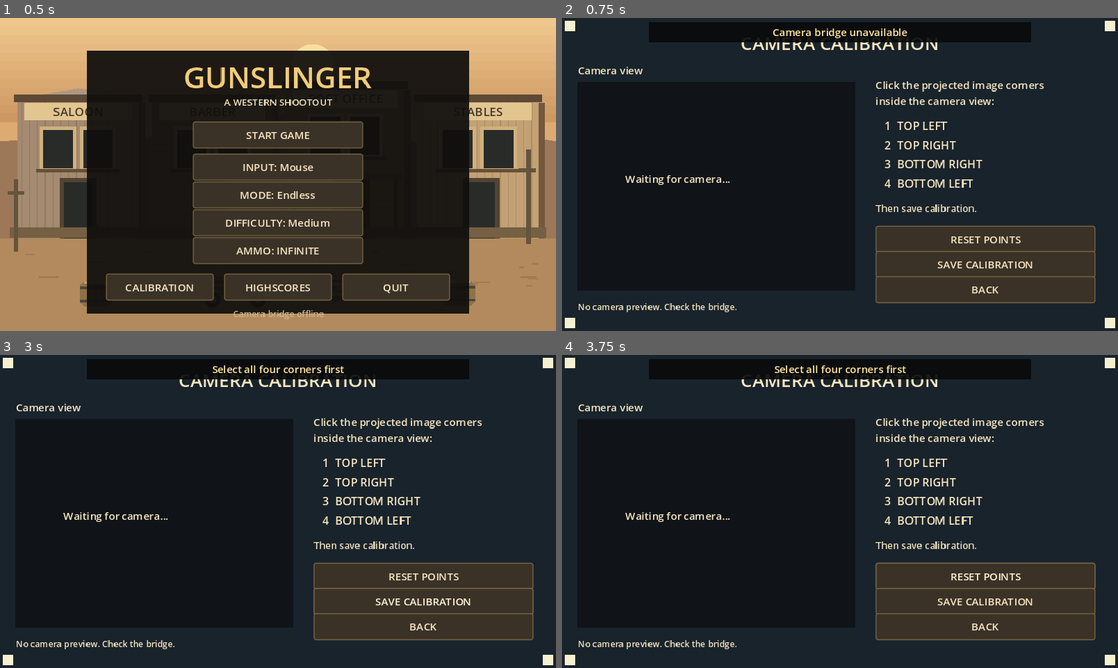
Above: before the commit, frames 1-4 (two rows, left to right).
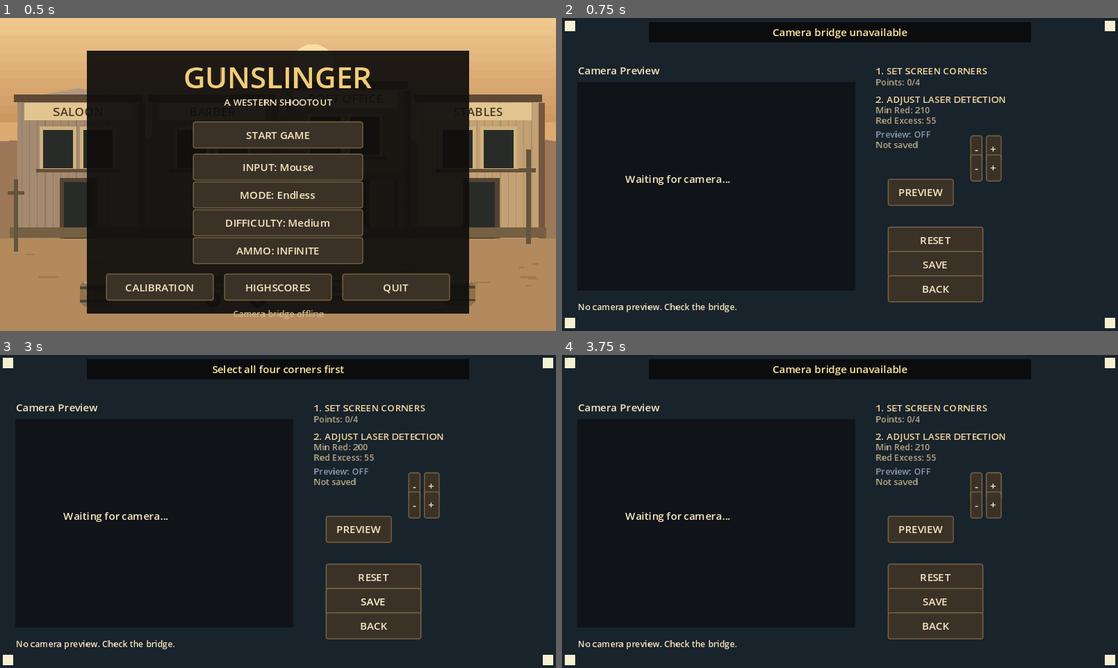
Above: after the commit, the same moments.

Repository: trycoon/gunslinger
Game: Godot game, scene res://scenes/main.tscn
The game is run twice, just before and just after one commit, with the same random seed, the same clock (stepped at 60 frames per second) and the same inputs.
Inputs (mouse positions are in pixels of both pictures, inside the frame that each line leads up to):
- Up to frame 1 (0.5 s): no input
- Up to frame 2 (0.75 s): click "CALIBRATION" at 0.5 s
- Up to frame 3 (3 s): click (422, 577) at 1.25 s, where only the run before the commit has a clickable "RESET POINTS"; click "RESET POINTS" (after the commit: "-") at 2 s; click "SAVE CALIBRATION" (after the commit: "SAVE") at 2.75 s
- Up to frame 4 (3.75 s): click "RESET POINTS" (after the commit: "+") at 3.5 s

Frame 1 is identical in both runs. In frame 2, 11% of the frame differs, in the area x 10-96%, y 7-92%; in frame 3, 11%; in frame 4, 11%, in the area x 10-96%, y 3-92%.

Commit message:
feat: better laser calibration

Diff:
--- a/scripts/main.gd
+++ b/scripts/main.gd
@@ -91,6 +91,11 @@
 var saved_run := false
 var seen_shots: Array[String] = []
 
+# Detector settings for calibration
+var detector_settings: Dictionary = {"min_red": 210, "min_red_excess": 55}
+var detector_settings_pending := false
+var show_detection_preview := false
+
 func _ready() -> void:
 	Engine.max_fps = 60
 	font = ThemeDB.fallback_font
@@ -445,12 +450,64 @@
 	calibration_points.clear()
 	calibration_saved = false
 	preview_timer = 0.0
+	show_detection_preview = false
+	detector_settings_pending = false
 	config_request.request("http://127.0.0.1:4244/calibration")
-	_button("RESET POINTS", Rect2(361, 239, 253, 24), func() -> void:
+	config_request.request("http://127.0.0.1:4244/detector/settings")
+
+	# Title
+	_center("CAMERA CALIBRATION", 20, 18, Color.WHITE)
+
+	# Corner calibration section
+	_text("1. SET SCREEN CORNERS", Vector2(375, 68), 12, Color.LIGHT_GRAY)
+	_text("Points: %d/4" % [calibration_points.size()], Vector2(375, 88), 11, Color.WHITE)
+
+	# Laser detection section
+	_text("2. ADJUST LASER DETECTION", Vector2(375, 115), 12, Color.LIGHT_GRAY)
+
+	_text("Min Red:", Vector2(375, 138), 10, Color.GRAY)
+	_text(str(detector_settings.get("min_red", 210)), Vector2(450, 138), 10, Color.WHITE)
+	_button("-", Rect2(470, 135, 14, 12), func() -> void:
+		detector_settings["min_red"] = max(0, detector_settings.get("min_red", 210) - 10)
+		_save_detector_settings())
+	_button("+", Rect2(488, 135, 14, 12), func() -> void:
+		detector_settings["min_red"] = min(255, detector_settings.get("min_red", 210) + 10)
+		_save_detector_settings())
+
+	_text("Red Excess:", Vector2(375, 160), 10, Color.GRAY)
+	_text(str(detector_settings.get("min_red_excess", 55)), Vector2(450, 160), 10, Color.WHITE)
+	_button("-", Rect2(470, 157, 14, 12), func() -> void:
+		detector_settings["min_red_excess"] = max(0, detector_settings.get("min_red_excess", 55) - 5)
+		_save_detector_settings())
+	_button("+", Rect2(488, 157, 14, 12), func() -> void:
+		detector_settings["min_red_excess"] = min(255, detector_settings.get("min_red_excess", 55) + 5)
+		_save_detector_settings())
+
+	# Preview toggle and status
+	_button("PREVIEW", Rect2(375, 185, 70, 16), func() -> void:
+		show_detection_preview = not show_detection_preview)
+	var preview_status = "ON" if show_detection_preview else "OFF"
+	_text(preview_status, Vector2(455, 187), 10, Color.YELLOW if show_detection_preview else Color.GRAY)
+
+	# Status line
+	var status_text := "SAVED" if calibration_saved else "Not saved"
+	_text(status_text, Vector2(375, 210), 10, Color.GREEN if calibration_saved else Color.GRAY)
+
+	# Bottom action buttons - stacked vertically with big spacing
+	_button("RESET", Rect2(375, 240, 110, 18), func() -> void:
 		calibration_points.clear()
 		calibration_saved = false)
-	_button("SAVE CALIBRATION", Rect2(361, 268, 253, 24), _save_calibration)
-	_button("BACK", Rect2(361, 297, 253, 24), _show_menu)
+	_button("SAVE", Rect2(375, 268, 110, 18), _save_calibration)
+	_button("BACK", Rect2(375, 296, 110, 18), _show_menu)
+
+func _save_detector_settings() -> void:
+	var err := config_request.request(
+		"http://127.0.0.1:4244/detector/settings",
+		PackedStringArray(["Content-Type: application/json"]),
+		HTTPClient.METHOD_POST,
+		JSON.stringify(detector_settings)
+	)
+	detector_settings_pending = err == OK
 
 func _save_calibration() -> void:
 	if calibration_points.size() != 4:
@@ -465,19 +522,33 @@
 func _config_received(_result: int, code: int, _headers: PackedStringArray, body: PackedByteArray) -> void:
 	var parsed: Variant = JSON.parse_string(body.get_string_from_utf8())
 	if code != 200 or not parsed is Dictionary:
+		if not detector_settings_pending and not calibration_post_pending:
+			_notice(str(parsed.get("error", "Camera bridge unavailable")) if parsed is Dictionary else "Camera bridge unavailable")
+		detector_settings_pending = false
 		calibration_post_pending = false
-		_notice(str(parsed.get("error", "Camera bridge unavailable")) if parsed is Dictionary else "Camera bridge unavailable")
-		return
-	saved_points.clear()
-	var values: Variant = parsed.get("corners", [])
-	if values is Array:
-		for point in values:
-			if point is Array and point.size() == 2:
-				saved_points.append(Vector2(float(point[0]), float(point[1])))
-	if calibration_post_pending:
-		calibration_post_pending = false
-		calibration_saved = true
-		_notice("Calibration saved")
+		return
+
+	# Handle detector settings response
+	if parsed.has("detector"):
+		var settings: Variant = parsed.get("detector", {})
+		if settings is Dictionary:
+			detector_settings = settings
+		detector_settings_pending = false
+		if calibration_post_pending:
+			return
+
+	# Handle calibration response
+	if parsed.has("corners"):
+		saved_points.clear()
+		var values: Variant = parsed.get("corners", [])
+		if values is Array:
+			for point in values:
+				if point is Array and point.size() == 2:
+					saved_points.append(Vector2(float(point[0]), float(point[1])))
+		if calibration_post_pending:
+			calibration_post_pending = false
+			calibration_saved = true
+			_notice("Calibration saved")
 
 func _camera_received(_result: int, code: int, _headers: PackedStringArray, body: PackedByteArray) -> void:
 	preview_busy = false
@@ -506,7 +577,11 @@
 		preview_timer -= delta
 		if preview_timer <= 0.0 and not preview_busy:
 			preview_timer = 0.15
-			preview_busy = camera_request.request("http://127.0.0.1:4244/frame.jpg") == OK
+			preview_busy = true
+			if show_detection_preview:
+				preview_busy = camera_request.request("http://127.0.0.1:4244/calibration/preview.jpg") == OK
+			else:
+				preview_busy = camera_request.request("http://127.0.0.1:4244/frame.jpg") == OK
 	if state == "playing":
 		elapsed += delta
 		if mode == "Timed" and elapsed >= 90.0:
@@ -981,25 +1056,41 @@
 	draw_rect(Rect2(Vector2.ZERO, SIZE), Color("19232c"))
 	for point in [Vector2(3, 3), Vector2(625, 3), Vector2(625, 345), Vector2(3, 345)]:
 		draw_rect(Rect2(point, Vector2(12, 12)), Color("f7f0d0"))
-	_center("CAMERA CALIBRATION", 37, 21)
-	_text("Camera view", Vector2(18, 65), 12)
+
+	# Camera preview on left
+	_text("Camera Preview", Vector2(18, 65), 12)
 	draw_rect(PREVIEW, Color("101419"))
 	if camera_texture:
 		draw_texture_rect(camera_texture, PREVIEW, false)
 	else:
 		_text("Waiting for camera...", Vector2(73, 190), 12)
+
+	# Draw calibration corner points
 	var points := calibration_points if not calibration_points.is_empty() else saved_points
 	for index in range(points.size()):
 		var position: Vector2 = PREVIEW.position + points[index] * PREVIEW.size
 		draw_circle(position, 4, Color("75ead4"))
-		_text(str(index + 1), position + Vector2(6, -5), 12, Color("75ead4"))
+		_text(str(index + 1), position + Vector2(6, -5), 11, Color("75ead4"))
 		if index > 0: draw_line(PREVIEW.position + points[index - 1] * PREVIEW.size, position, Color("75ead4"), 1)
 	if points.size() == 4:
 		draw_line(PREVIEW.position + points[3] * PREVIEW.size, PREVIEW.position + points[0] * PREVIEW.size, Color("75ead4"), 1)
-	_text("Click the projected image corners", Vector2(361, 82), 12)
-	_text("inside the camera view:", Vector2(361, 100), 12)
-	var instructions := ["1  TOP LEFT", "2  TOP RIGHT", "3  BOTTOM RIGHT", "4  BOTTOM LEFT"]
-	for index in range(4):
-		_text(instructions[index], Vector2(371, 129 + index * 22), 13, Color("75ead4") if index < calibration_points.size() else Color("f6e6bf"))
-	_text("Saved" if calibration_saved else "Then save calibration.", Vector2(361, 223), 11)
+
+	# Right panel instructions
+	_text("1. SET SCREEN CORNERS", Vector2(361, 65), 11, Color("f7d9a0"))
+	_text("Points: %d/4" % calibration_points.size(), Vector2(361, 78), 10, Color("b8a885"))
+
+	# Detector settings display
+	_text("2. ADJUST LASER DETECTION", Vector2(361, 98), 11, Color("f7d9a0"))
+	_text("Min Red: %d" % detector_settings.get("min_red", 210), Vector2(361, 110), 10, Color("b8a885"))
+	_text("Red Excess: %d" % detector_settings.get("min_red_excess", 55), Vector2(361, 122), 10, Color("b8a885"))
+
+	# Preview status
+	var preview_text := "Preview: ON" if show_detection_preview else "Preview: OFF"
+	_text(preview_text, Vector2(361, 138), 10, Color("75eb8c") if show_detection_preview else Color("8a9aaa"))
+
+	# Status
+	var status_text := "SAVED ✓" if calibration_saved else "Not saved"
+	_text(status_text, Vector2(361, 150), 10, Color("75eb8c") if calibration_saved else Color("b8a885"))
+
+	# Bridge status
 	_text(preview_error if not preview_error.is_empty() else bridge_status, Vector2(18, 336), 10)
Binary file added: bridge/debug_output.jpg
Not shown, added: bridge/debug_output.jpg.import
Binary file added: bridge/debug_output_excess.png
Not shown, added: bridge/debug_output_excess.png.import
Binary file added: bridge/debug_output_mask.png
Not shown, added: bridge/debug_output_mask.png.import
Binary file added: bridge/gunslinger-laser-test.jpg
Not shown, added: bridge/gunslinger-laser-test.jpg.import
Not shown, added: bridge/threshold_analysis/threshold_Current_210,_55.png.import
Not shown, added: bridge/threshold_analysis/threshold_Lower_180,_40.png.import
Not shown, added: bridge/threshold_analysis/threshold_Moderate_200,_30.png.import
Not shown, added: bridge/threshold_analysis/threshold_Stricter_220,_70.png.import
(and 4 more such lines)
